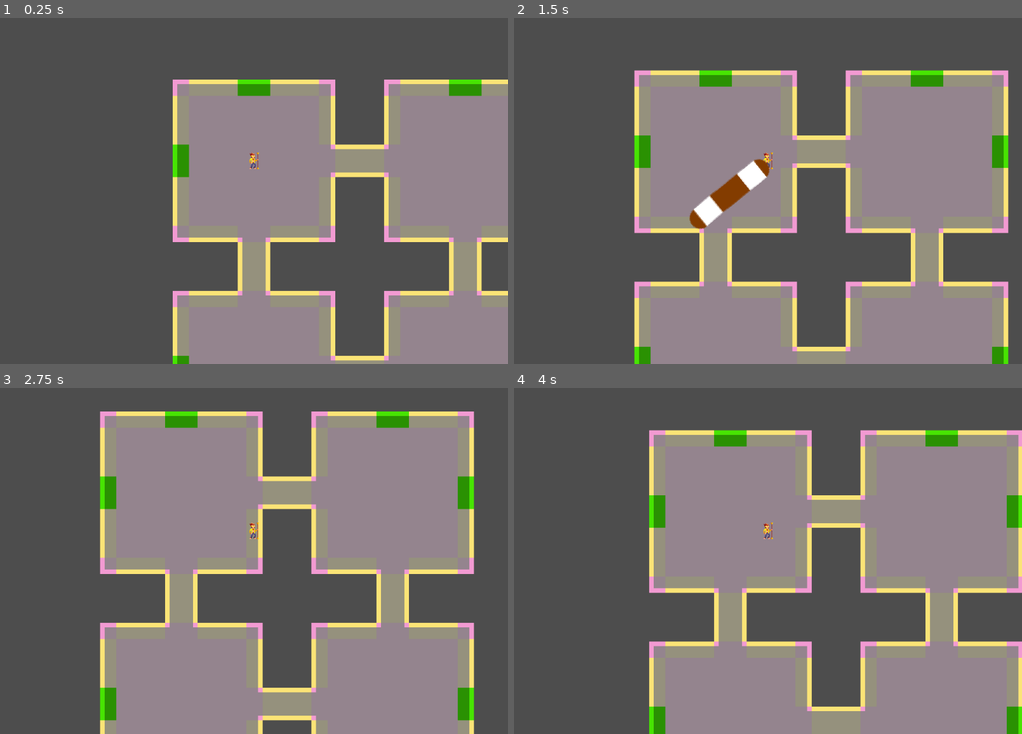
Above: before the commit, frames 1-4 (two rows, left to right).
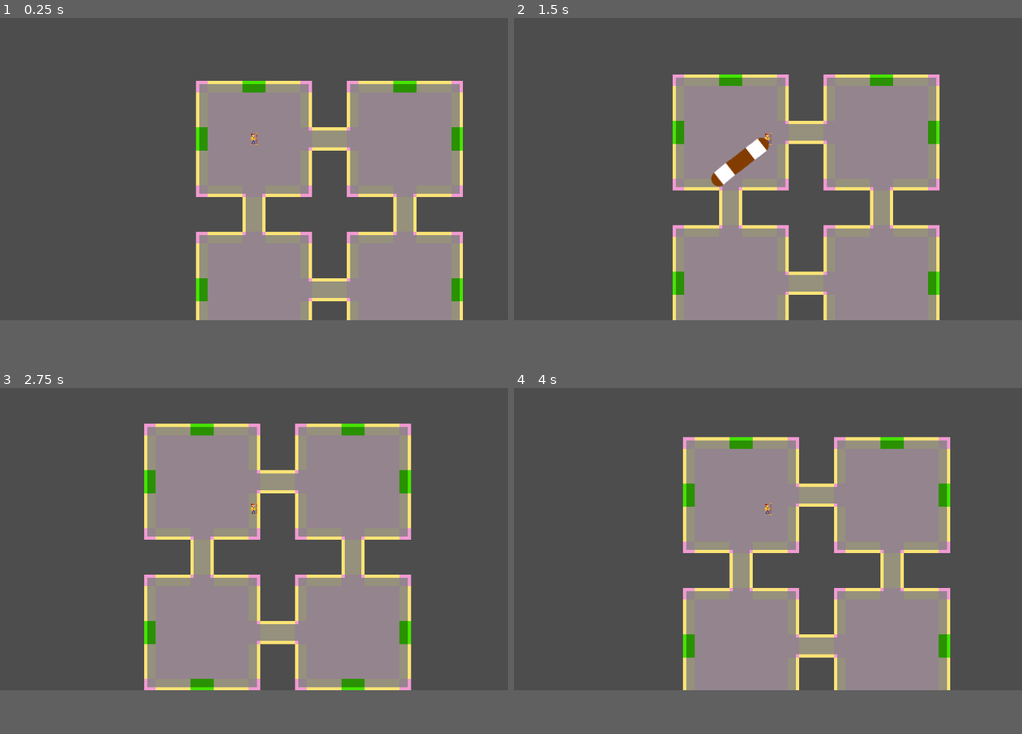
Above: after the commit, the same moments.

Repository: nonagaga/pizza-jam
Game: Godot game, scene res://Locations/Levels/base_room.tscn
Same seed, same stepped clock (60 frames per second), same inputs: the game is played once before the commit and once after it. This scene is started directly instead of the project's main scene. The engine's default icon, where the game draws it, is replaced by a stand-in: a white triangle on a blue panel in a dark square.
Inputs (mouse positions are in pixels of both pictures, inside the frame that each line leads up to):
- Up to frame 1 (0.25 s): no input
- Up to frame 2 (1.5 s): tap Enter at 0.5 s; move the mouse to (879, 139) at 0.52 s; hold D (Move Right) 0.53-1.28 s; click (879, 139) at 0.6 s; tap Space (ui_select) at 0.77 s; move the mouse to (666, 180) at 1.27 s; hold S (Move Down) from 1.28 s (still down); click (666, 180) at 1.35 s
- Up to frame 3 (2.75 s): tap Space (ui_select) at 1.52 s; move the mouse to (304, 439) at 2.02 s; release S (Move Down) at 2.03 s; hold D (Move Right) from 2.03 s (still down); click (304, 439) at 2.1 s
- Up to frame 4 (4 s): tap Space (ui_select) at 2.75, 3.02, 3.77 s; move the mouse to (742, 612) at 2.77 s; release D (Move Right) at 2.78 s; hold W (Move Up) 2.78-3.53 s; click (742, 612) at 2.85 s; move the mouse to (920, 592) at 3.52 s; hold A (Move Left) from 3.53 s (still down); click (920, 592) at 3.6 s
In our replay, the window is 800x640 before the commit and 800x571 after it. These sizes can differ from the game's own. Grey fills any space a smaller window leaves; there, only what the larger window draws over its background counts as a difference.

The runs differ from the first frame. In frame 1, 32% of the frame differs, in the area x 0-100%, y 17-100%; in frame 2, 35%; in frame 3, 36%, in the area x 0-100%, y 6-100%; in frame 4, 35%.

Commit message:
fixed stat bug

Diff:
--- a/Effects/EntityEffectHolder.gd
+++ b/Effects/EntityEffectHolder.gd
@@ -46,7 +46,7 @@
 
 func modify_ability_roll(abroll: AbilityRoll) -> AbilityRoll:
 	if effect.ability_roll_modifier == null:
-		return
+		return abroll
 
 	# HACK - This could be more efficient
 	for i in range(dupes):
--- a/Entities/Godotbot.tscn
+++ b/Entities/Godotbot.tscn
@@ -28,7 +28,6 @@
 
 [sub_resource type="Resource" id="Resource_y048k"]
 script = ExtResource("6_rg81y")
-pickup_amt = 35
 pickups = Array[PackedScene]([ExtResource("5_rxtae")])
 metadata/_custom_type_script = "uid://jph0wm8g60ud"
 
--- a/Entities/LiveStats.gd
+++ b/Entities/LiveStats.gd
@@ -11,6 +11,6 @@
 
 func deal_damage(amt: float, from: Entity = null) -> void:
 	health -= amt
-
+	print(health)
 	if health <= 0.0:
 		_entity.die.call_deferred()
--- a/Entities/Player.tscn
+++ b/Entities/Player.tscn
@@ -24,6 +24,7 @@
 
 [sub_resource type="Resource" id="Resource_oa24y"]
 script = ExtResource("3_8td47")
+max_health = 100000.0
 walk_speed = 8.0
 metadata/_custom_type_script = "uid://c1pi6b1cu8by2"
 
--- a/Rolls/AbilityRollModifier.gd
+++ b/Rolls/AbilityRollModifier.gd
@@ -28,7 +28,7 @@
 	return modify_ability_roll(ar)
 
 func modify_ability_roll(ar: AbilityRoll) -> AbilityRoll:
-	ar.base_damage = base_damage
+	ar.base_damage += base_damage
 	ar.damage_mult += damage_mult
 
 	ar.crit_chance += crit_chance
--- a/project.godot
+++ b/project.godot
@@ -23,8 +23,8 @@
 
 [display]
 
-window/size/viewport_width=1000
-window/size/viewport_height=800
+window/size/viewport_width=1400
+window/size/viewport_height=1000
 window/stretch/mode="canvas_items"
 window/stretch/scale_mode="integer"
 "<<<<<<<HEAD[file_customization]folder_colors"={
